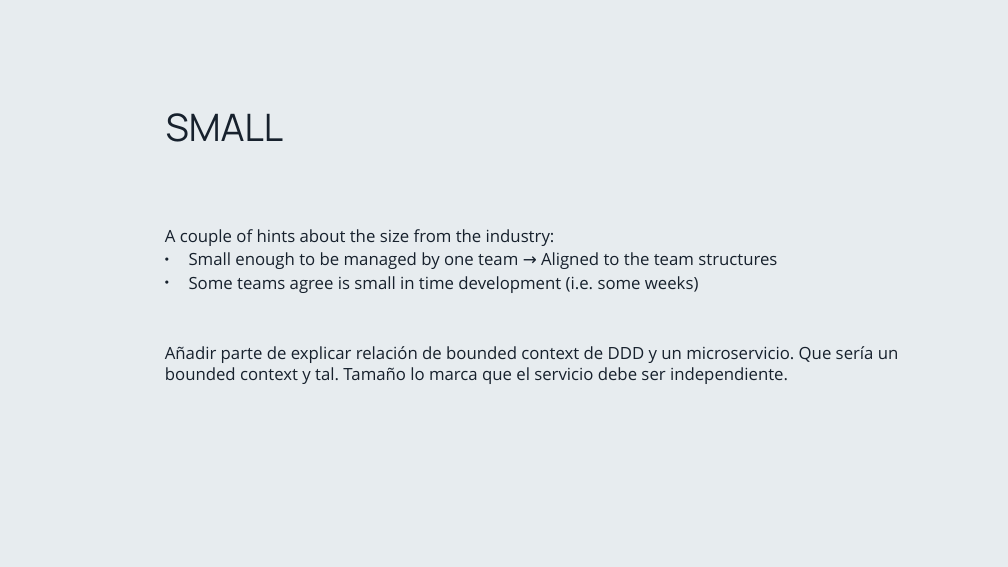
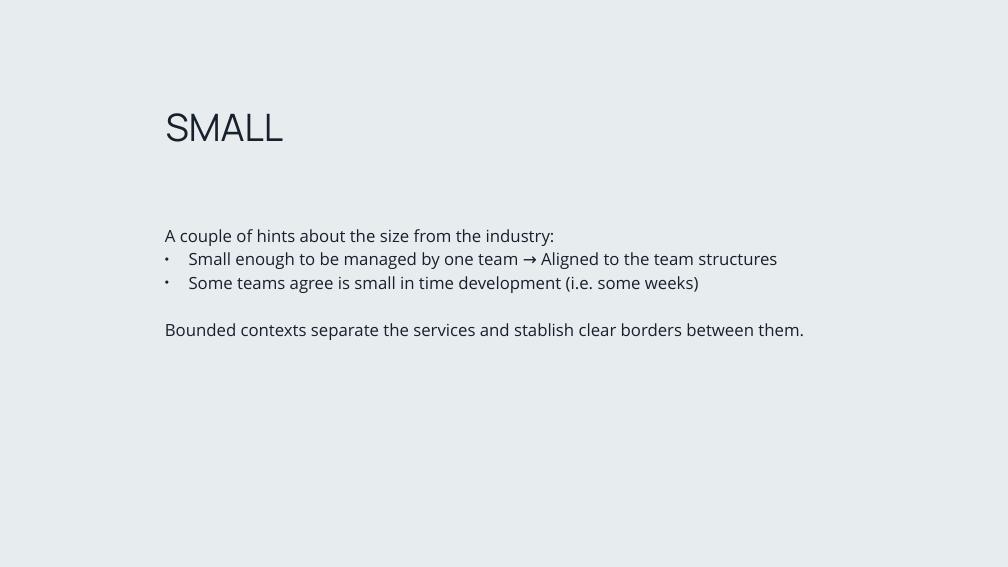
Before and after one commit to PlainConcepts/NetCore-Docker-Workshop, a slide deck: slide 10 of Docu/Microservices_day_1.pptx. Drawn at 1008x567 pixels with LibreOffice and Linux fonts; fonts in the diff are those of the drawing; background and template pictures are left out. Boxes give left, top, right and bottom in pixels: in the first picture for what was removed or moved away, otherwise in the second. Text is boxed around its words. In the diff, an @@ line names an element or a change of style, - is before the commit and + after.

Commit message:
update ppts

```diff
--- a/Docu/Microservices_day_1.pptx
+++ b/Docu/Microservices_day_1.pptx
@@ text at box(165, 323, 804, 340): text changed @@
-Añadir parte de explicar relación de bounded context de DDD y un microservicio. Que sería un bounded context y tal. Tamaño lo marca que el servicio debe ser independiente.
+Bounded contexts separate the services and stablish clear borders between them.
```
Also in this commit, not shown: 3 other slides changed, 1 slide added, 1 slide removed, 1 other file.
